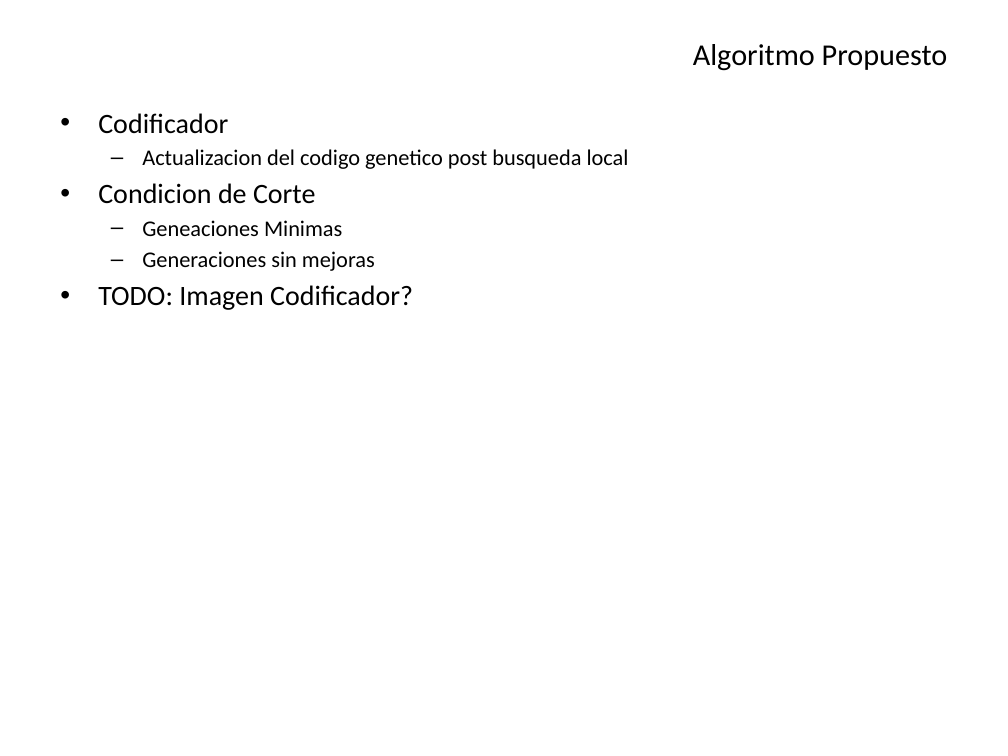
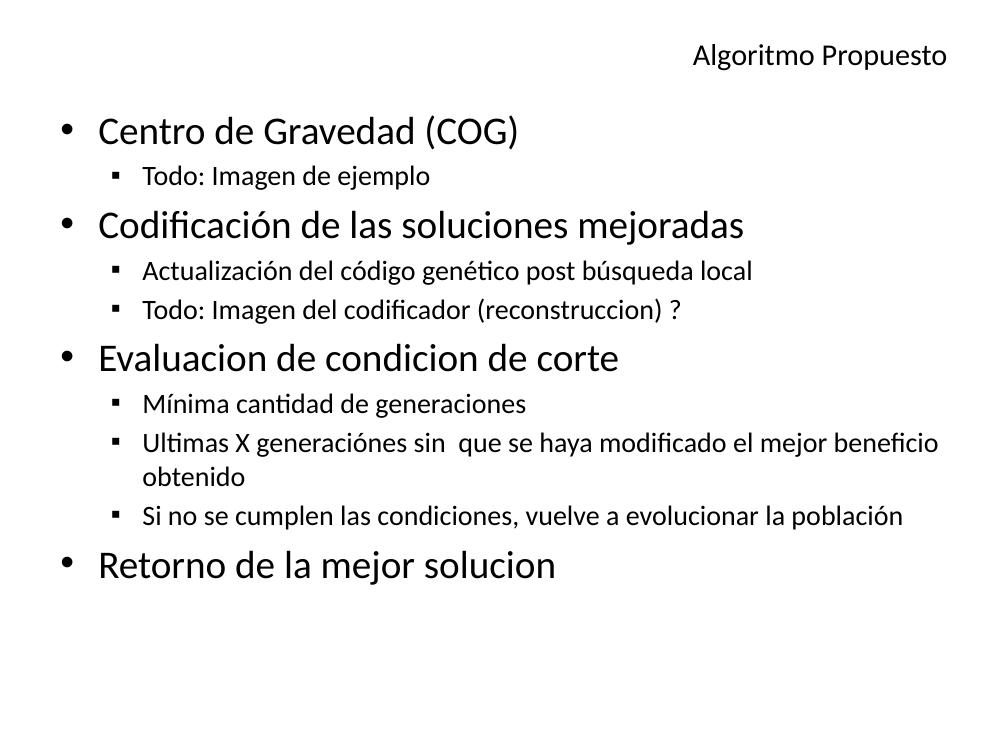
Before and after one commit to Aleitox/TopBrkga, a slide deck: slide 14 of TesisPaper/Defensa/Biased Random Key Genetic Algorithm.pptx (slide 13 before the commit). Drawn at 1008x756 pixels with LibreOffice and Linux fonts; fonts in the diff are those of the drawing. Boxes give left, top, right and bottom in pixels: in the first picture for what was removed or moved away, otherwise in the second. Text is boxed around its words. In the diff, an @@ line names an element or a change of style, - is before the commit and + after.

```diff
--- a/TesisPaper/Defensa/Biased Random Key Genetic Algorithm.pptx
+++ b/TesisPaper/Defensa/Biased Random Key Genetic Algorithm.pptx
@@ text at [98,115,939,585]: text changed; size 16 to 20 pt @@
-• Codificador
-  – Actualizacion del codigo genetico post busqueda local
-• Condicion de Corte
-  – Geneaciones Minimas
-  – Generaciones sin mejoras
-• TODO: Imagen Codificador?
+• Centro de Gravedad (COG)
+  ▪ Todo: Imagen de ejemplo
+• Codificación de las soluciones mejoradas
+  ▪ Actualización del código genético post búsqueda local
+  ▪ Todo: Imagen del codificador (reconstruccion) ?
+• Evaluacion de condicion de corte
+  ▪ Mínima cantidad de generaciones
+  ▪ Ultimas X generaciónes sin que se haya modificado el mejor beneficio obtenido
+  ▪ Si no se cumplen las condiciones, vuelve a evolucionar la población
+• Retorno de la mejor solucion
```
Also in this commit, not shown: 6 other slides changed, 2 slides added, 1 slide removed, 1 other file.
